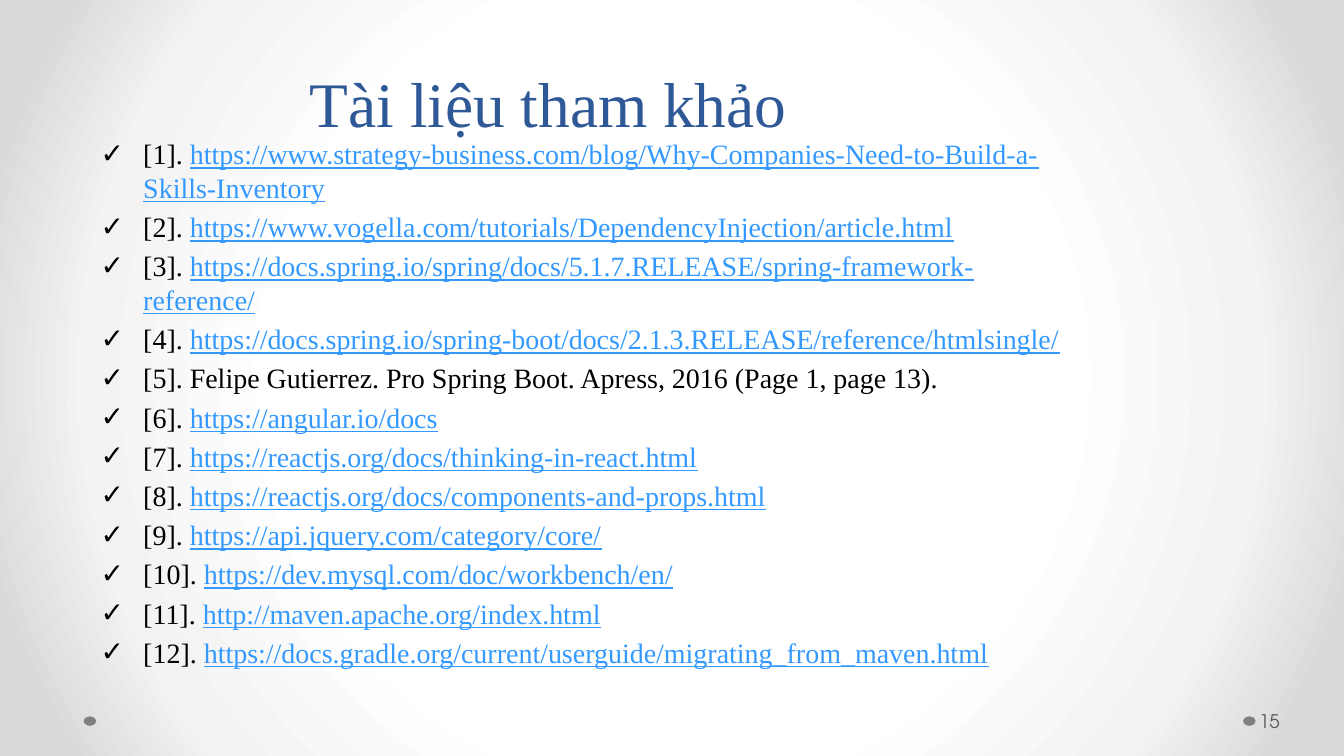
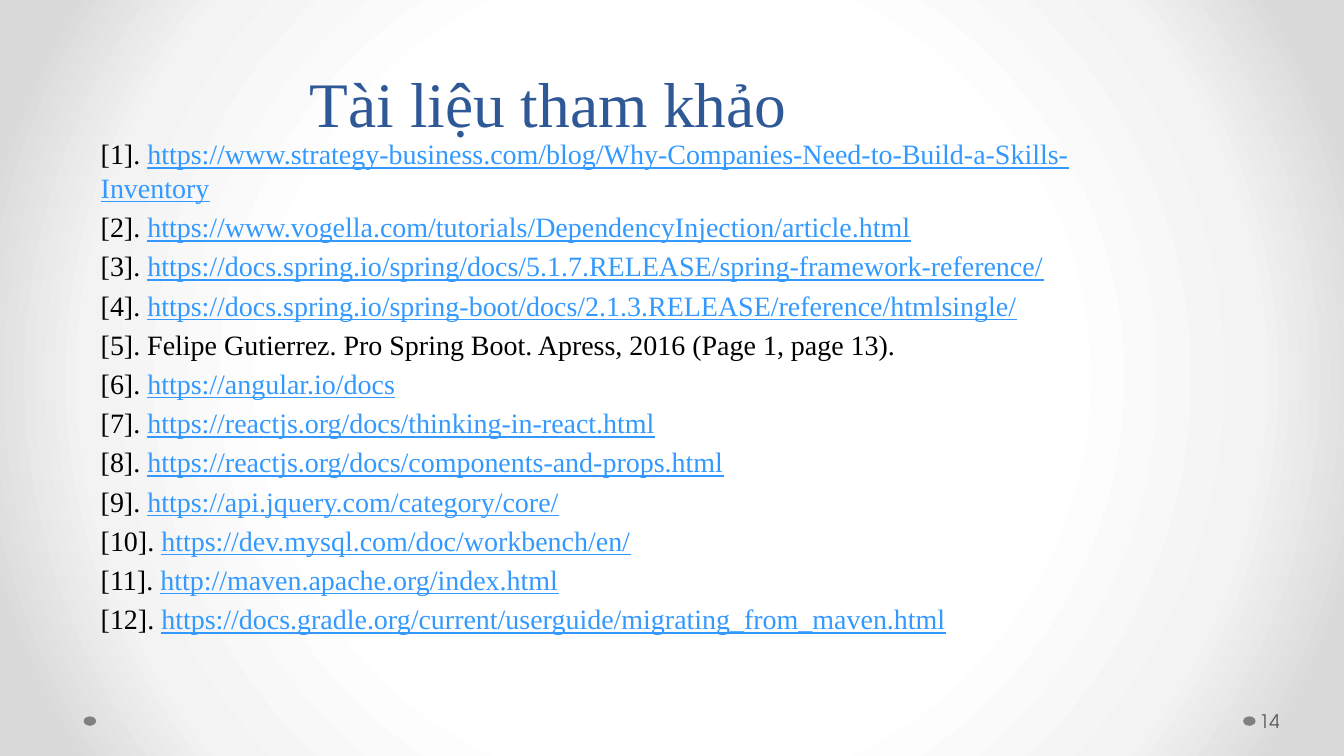
Before and after one commit to andy3520/intern-final-doc, a slide deck: slide 14 of doc/BAO_CAO-DO_AN_TOT_NGHIEP-SKILL_INVENTORY.pptx (slide 15 before the commit). Drawn at 1344x756 pixels with LibreOffice and Linux fonts; fonts in the diff are those of the drawing. Boxes give left, top, right and bottom in pixels: in the first picture for what was removed or moved away, otherwise in the second. Text is boxed around its words. In the diff, an @@ line names an element or a change of style, - is before the commit and + after.

```diff
--- a/doc/BAO_CAO-DO_AN_TOT_NGHIEP-SKILL_INVENTORY.pptx
+++ b/doc/BAO_CAO-DO_AN_TOT_NGHIEP-SKILL_INVENTORY.pptx
@@ text "[1]. https://www.strategy-business.com/blog/Why-Companies-Ne ..." at [101, 144, 1068, 635]: bullet ✓ to none @@
@@ page number at [1259, 714, 1280, 728]: text changed @@
-15
+14
```
Also in this commit, not shown: 9 other slides changed, 1 slide removed, 3 other files.
